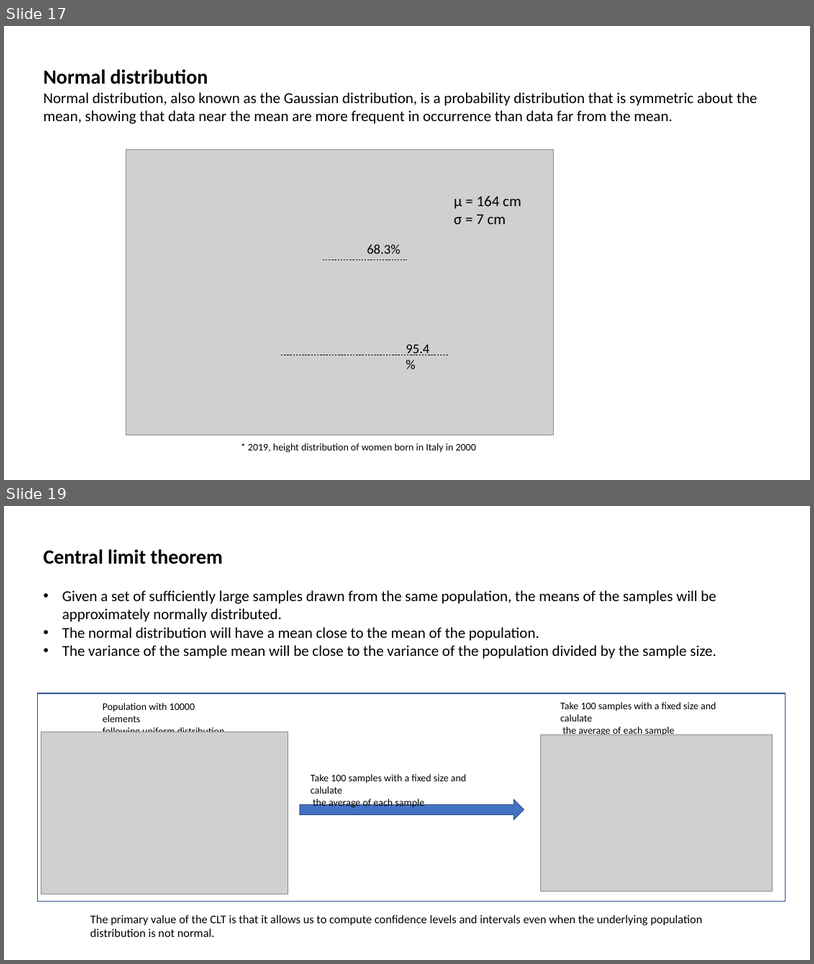
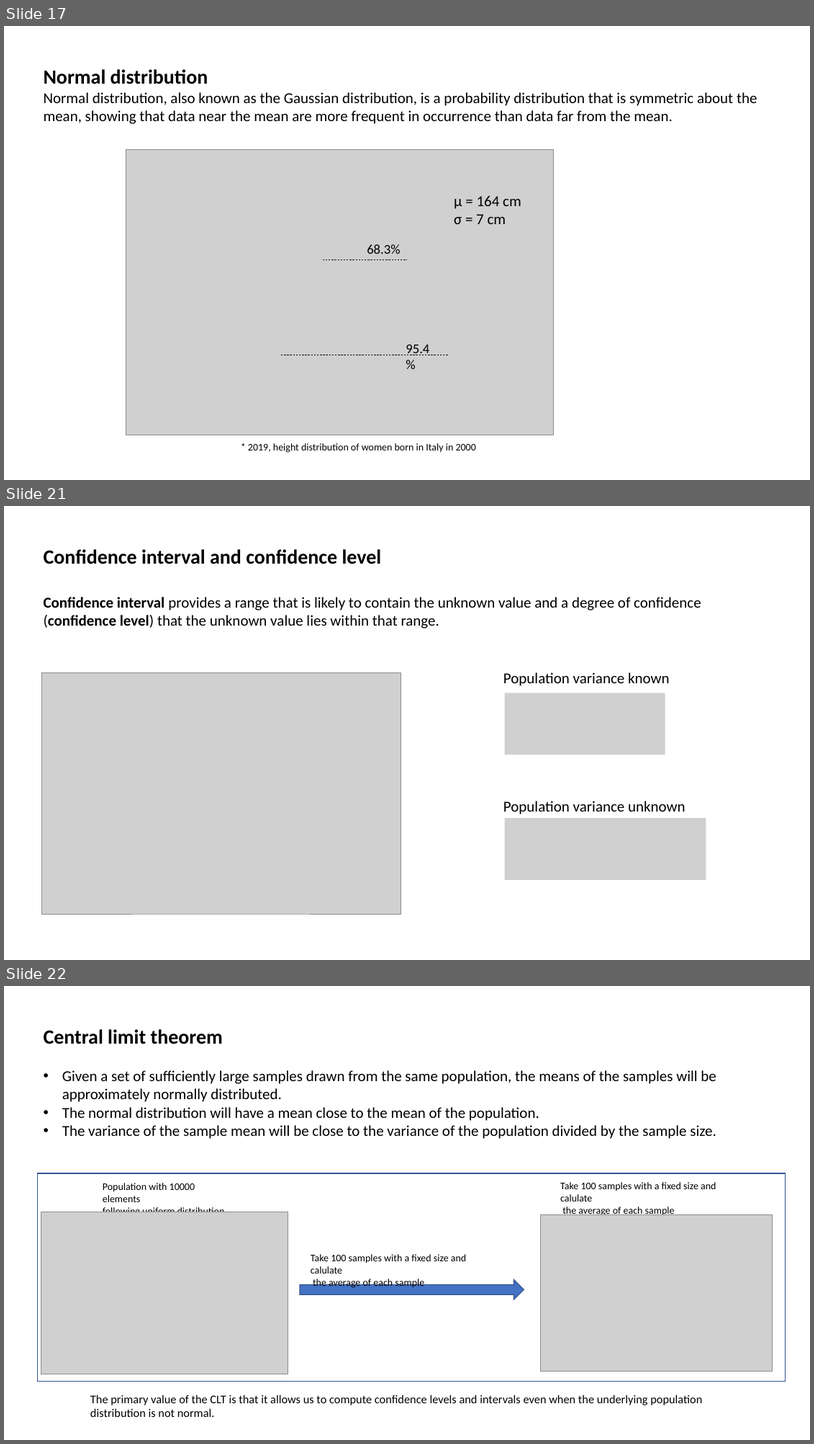
Before and after one commit to MarcoCalbucci/DataAnalytics, a slide deck: Probability_Statistics/Probability_Statistics_intro.pptx. Shown one above the other, each under a label of ours: slides 17 and 19 before the commit, slides 17, 21 and 22 after it; the slides between them are not shown. The pictures are 814x964 and 814x1444 pixels, drawn with LibreOffice and Linux fonts; fonts in the diff are those of the drawing; grey boxes stand for pictures. Boxes give left, top, right and bottom in pixels: in the first picture for what was removed or moved away, otherwise in the second. Text is boxed around its words. In the diff, an @@ line names an element or a change of style, - is before the commit and + after.

```diff
--- a/Probability_Statistics/Probability_Statistics_intro.pptx
+++ b/Probability_Statistics/Probability_Statistics_intro.pptx
@@ slide 21 added at [4, 506, 810, 960], background #FFFFFF @@
@@ text added at [44, 549, 702, 628], 18 pt, text #000000 @@
+Confidence interval and confidence level
+Confidence interval provides a range that is likely to contain the unknown value and a degree of confidence (confidence level) that the unknown value lies within that range.
@@ picture added at [41, 673, 401, 914] @@
@@ text added at [504, 672, 670, 686], 18 pt, text #000000 @@
+Population variance known
@@ picture added at [505, 693, 665, 754] @@
@@ text added at [504, 800, 686, 814], 18 pt, text #000000 @@
+Population variance unknown
@@ picture added at [505, 818, 706, 879] @@
@@ what was slide 19 is now slide 22 @@
```
Also in this commit, not shown: 2 slides changed, 2 other slides added, 3 other files.
